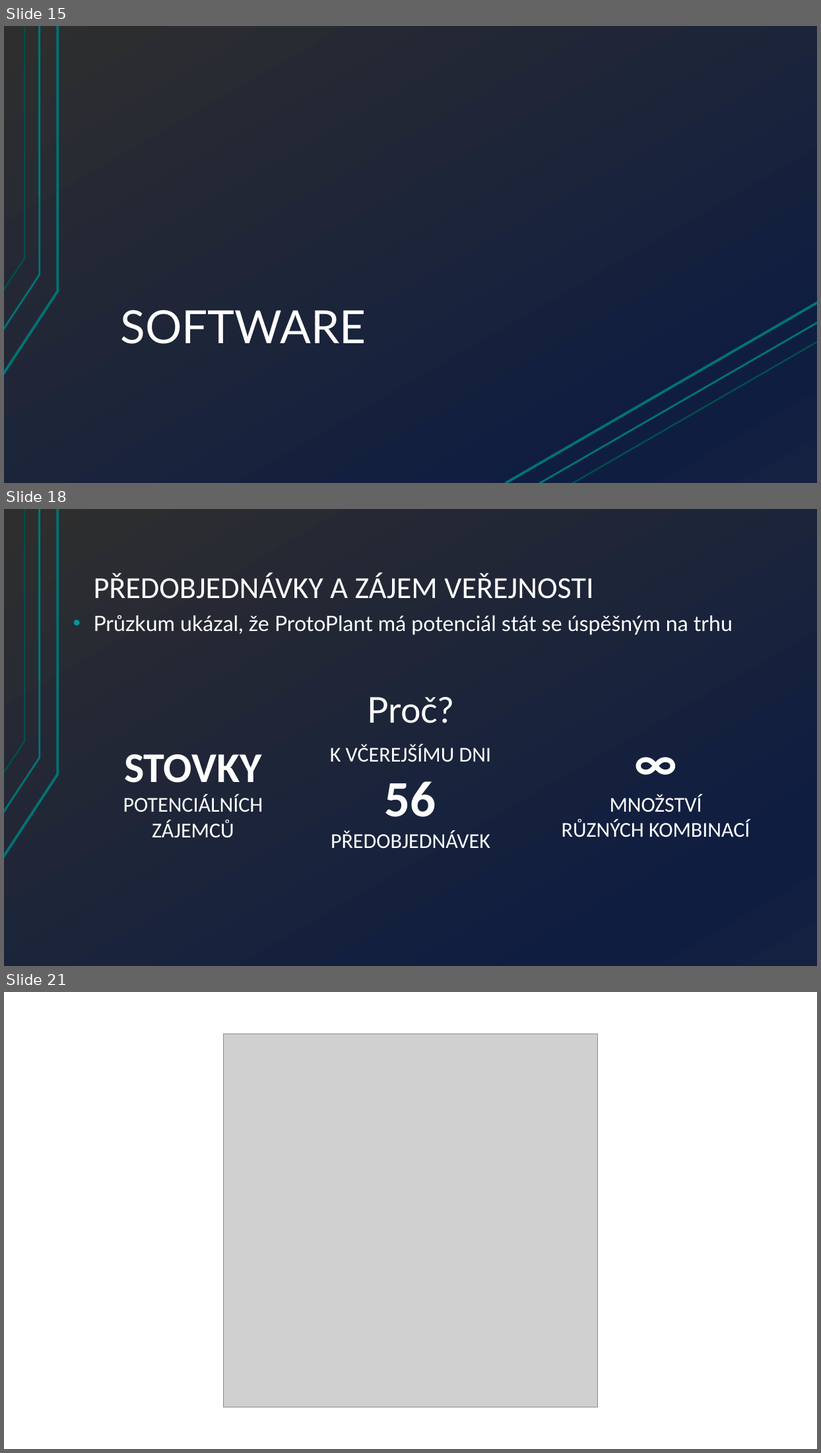
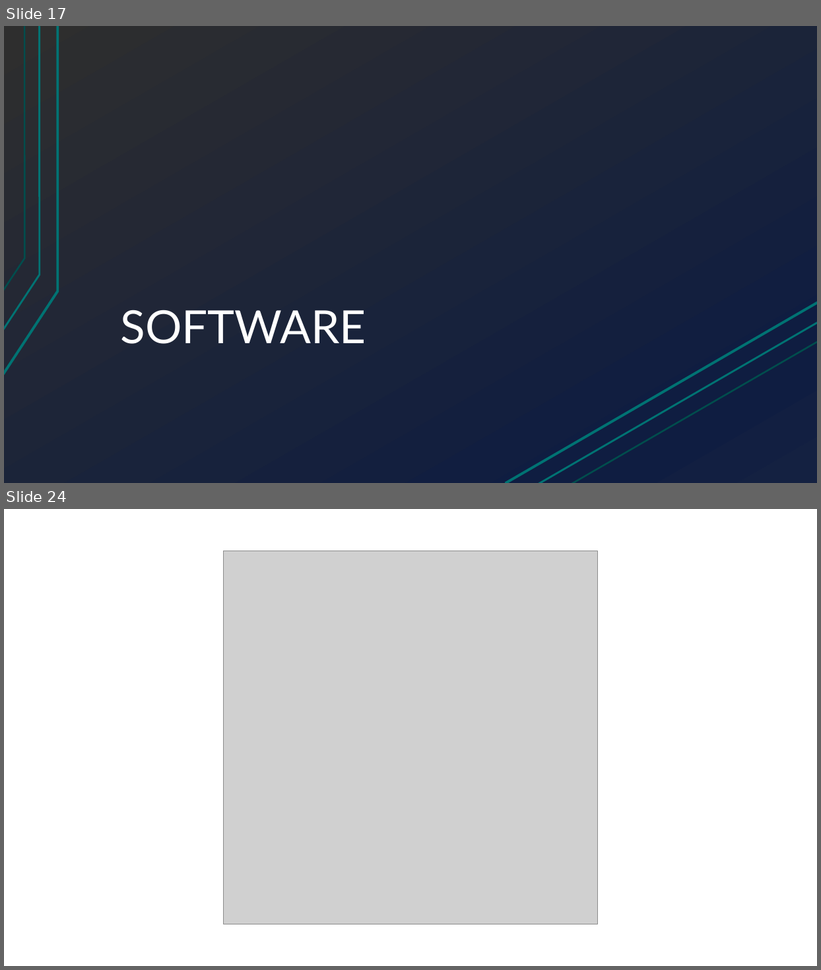
Before and after one commit to Hellpetros/SOC-2020-TEXT, a slide deck: PRESENTATION/SOČ-2020-PREZENTACE-ŠKOLNÍ_KOLO/ŠKOLNÍ KOLO.pptx. Shown one above the other, each under a label of ours: slides 15, 18 and 21 before the commit, slides 17 and 24 after it; the slides between them are not shown. The pictures are 821x1453 and 821x970 pixels, drawn with LibreOffice and Linux fonts; fonts in the diff are those of the drawing; grey boxes stand for pictures. Boxes give left, top, right and bottom in pixels: in the first picture for what was removed or moved away, otherwise in the second. Text is boxed around its words. In the diff, an @@ line names an element or a change of style, - is before the commit and + after.

```diff
--- a/PRESENTATION/SOČ-2020-PREZENTACE-ŠKOLNÍ_KOLO/ŠKOLNÍ KOLO.pptx
+++ b/PRESENTATION/SOČ-2020-PREZENTACE-ŠKOLNÍ_KOLO/ŠKOLNÍ KOLO.pptx
@@ slide 18 removed at [4,509,817,966], background gradient #2E2E2E to #0F1D41 to #142242; not listed: 3 template elements that a slide beside it also shows @@
@@ title removed at [94,572,593,599] @@
-PŘEDOBJEDNÁVKY A ZÁJEM VEŘEJNOSTI
@@ text removed at [94,615,733,635] @@
-• Průzkum ukázal, že ProtoPlant má potenciál stát se úspěšným na trhu
@@ text removed at [368,697,453,723] @@
-Proč?
@@ text removed at [330,744,491,849] @@
-K VČEREJŠÍMU DNI
-56
-PŘEDOBJEDNÁVEK
@@ text removed at [123,755,263,838] @@
-STOVKY
-POTENCIÁLNÍCH
-ZÁJEMCŮ
@@ text removed at [562,794,750,838] @@
-∞
-MNOŽSTVÍ
-RŮZNÝCH KOMBINACÍ
@@ what was slide 15 is now slide 17 @@
@@ what was slide 21 is now slide 24 @@
```
Also in this commit, not shown: 8 slides changed, 7 slides added, 4 other slides removed, 9 other files.
